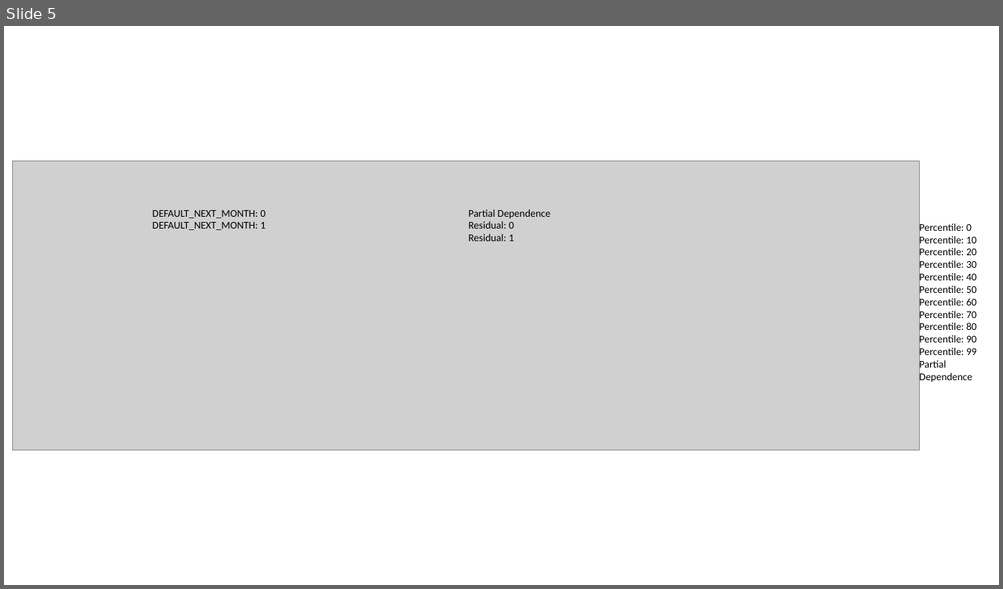
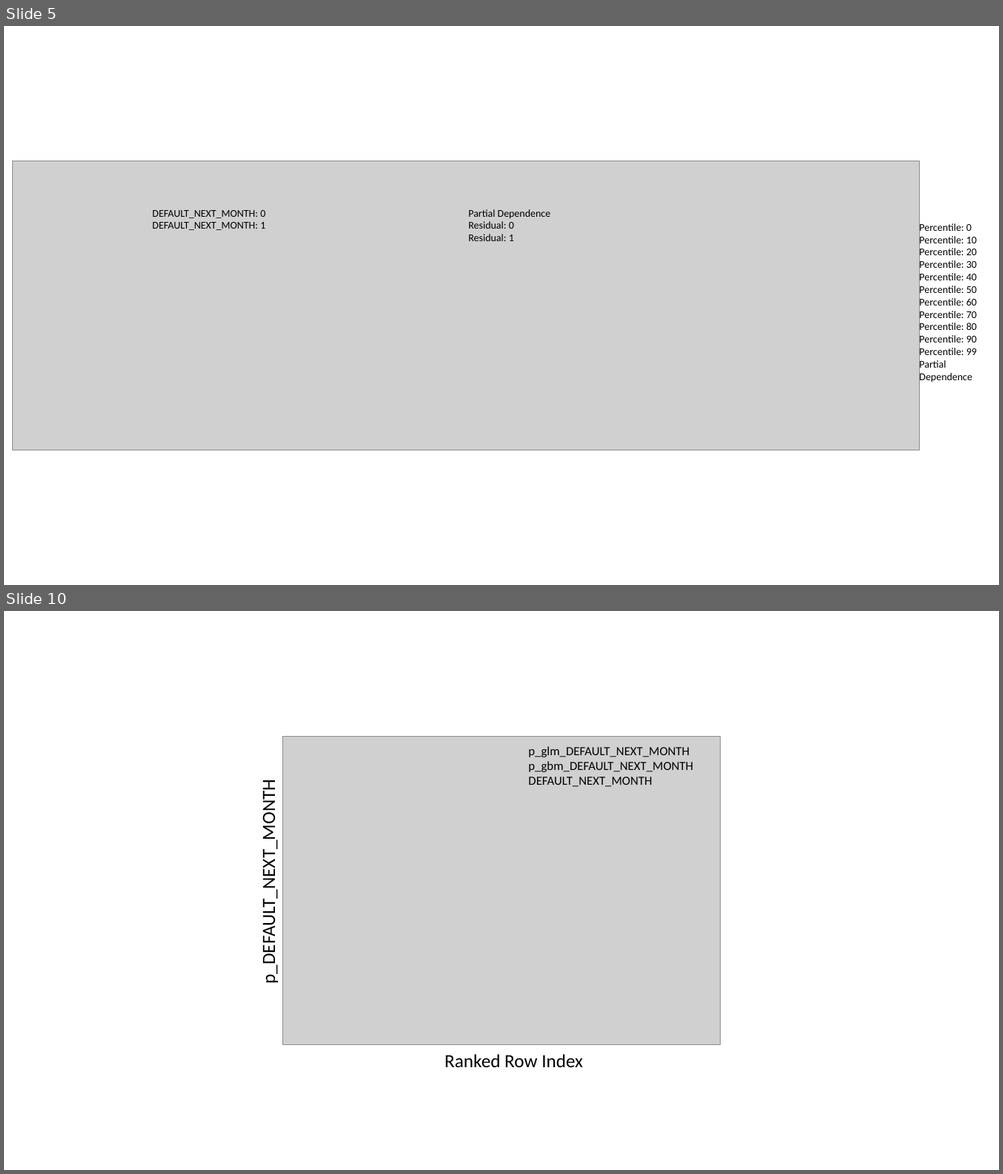
Before and after one commit to jphall663/jsm_2019, a slide deck: img/figs.pptx. Shown one above the other, each under a label of ours: slide 5 before the commit, slides 5 and 10 after it; the slides between them are not shown. The pictures are 1003x589 and 1003x1174 pixels, drawn with LibreOffice and Linux fonts; fonts in the diff are those of the drawing; grey boxes stand for pictures. Boxes give left, top, right and bottom in pixels: in the first picture for what was removed or moved away, otherwise in the second. Text is boxed around its words. In the diff, an @@ line names an element or a change of style, - is before the commit and + after.

```diff
--- a/img/figs.pptx
+++ b/img/figs.pptx
@@ slide 10 added at (4,611,999,1170), background #FFFFFF @@
@@ picture added at (283,736,720,1045) @@
@@ text added at (528,746,693,787), 12 pt, text #000000 @@
+p_glm_DEFAULT_NEXT_MONTH
+p_gbm_DEFAULT_NEXT_MONTH
+DEFAULT_NEXT_MONTH
@@ text added at (257,800,280,978), 18 pt, text #000000 @@
+p_DEFAULT_NEXT_MONTH
@@ text added at (444,1054,583,1068), 18 pt, text #000000 @@
+Ranked Row Index
```
Also in this commit, not shown: 2 slides changed, 3 other slides added, 8 other files.
